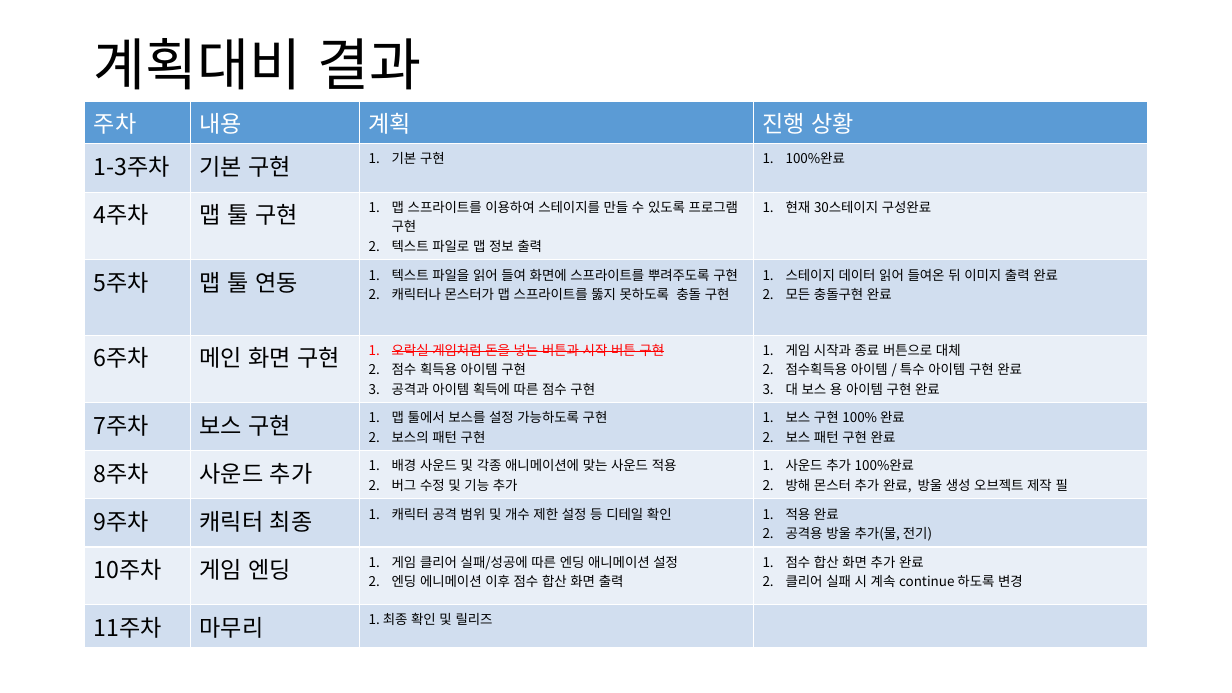
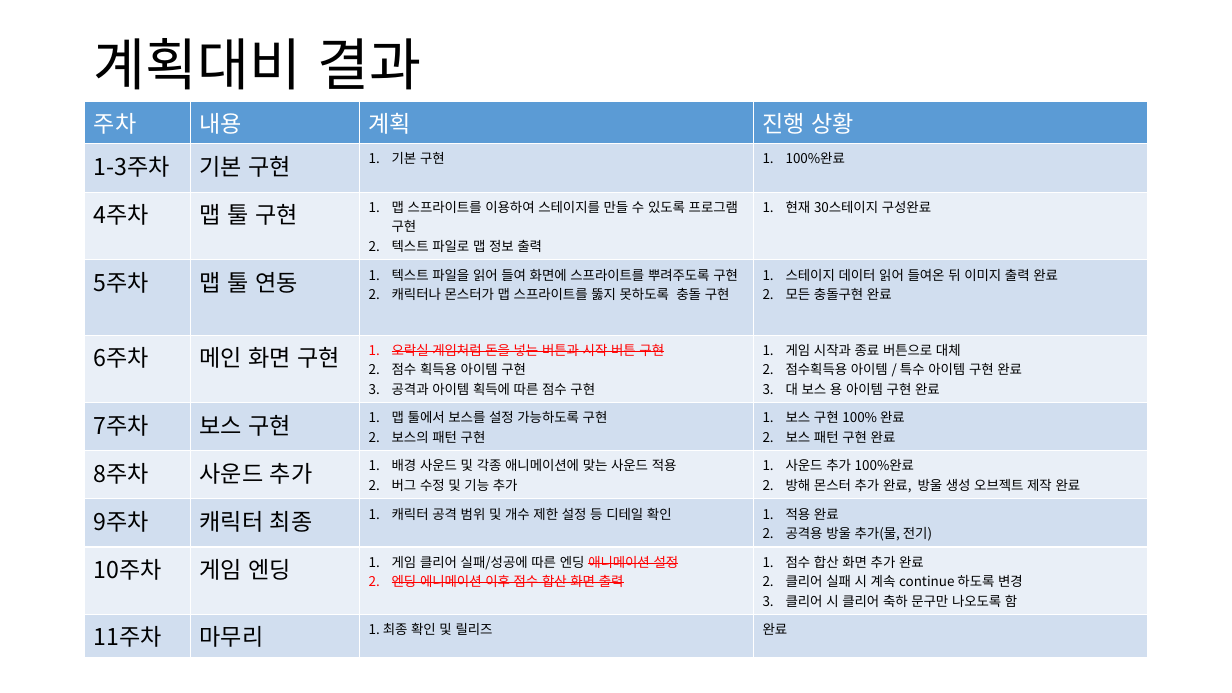
Before and after one commit to NadanKim/BubbleBobble_Copy, a slide deck: slide 1 of 2013180003 김나단 4차발표 ppt.pptx. Drawn at 1232x693 pixels with LibreOffice and Linux fonts; fonts in the diff are those of the drawing. Boxes give left, top, right and bottom in pixels: in the first picture for what was removed or moved away, otherwise in the second. Text is boxed around its words. In the diff, an @@ line names an element or a change of style, - is before the commit and + after.

```diff
--- a/2013180003 김나단 4차발표 ppt.pptx
+++ b/2013180003 김나단 4차발표 ppt.pptx
@@ table at [85, 101, 1148, 651] @@
-row 7, column 4: 사운드 추가 100%완료 / 방해 몬스터 추가 완료, 방울 생성 오브젝트 제작 필
+row 7, column 4: 사운드 추가 100%완료 / 방해 몬스터 추가 완료, 방울 생성 오브젝트 제작 완료
-row 9, column 4: 점수 합산 화면 추가 완료 / 클리어 실패 시 계속 continue 하도록 변경
+row 9, column 4: 점수 합산 화면 추가 완료 / 클리어 실패 시 계속 continue 하도록 변경 / 클리어 시 클리어 축하 문구만 나오도록 함
-row 10, column 4: 
+row 10, column 4: 완료
@@ text colour #000000 to #FF0000, strikethrough on in "애니메이션 설정", "엔딩 에니메이션 이후 점수 합산 화면 출력" @@
```
Also in this commit, not shown: 16 other files.
